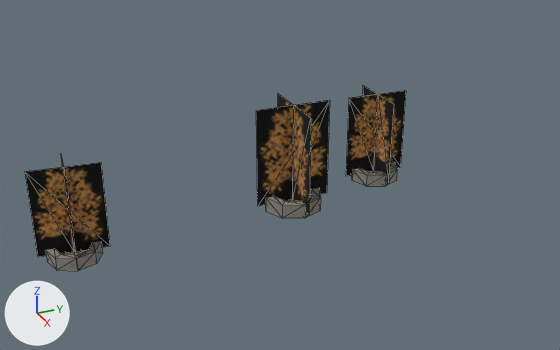
Renders of the OBJ model examples/vehicle-playground/res/models/urban/procgen-procpain-tree-park-large-xm2z0.obj from each side of a commit.
One viewpoint serves both versions: a camera (50 mm lens) standing at (32.9, -27.5, 26.4) and looking at (-15.3, -5.8, 2.3). The lights are fixed; the arrows at lower left show +X, +Y and +Z. The older version comes first. Mesh edges are drawn as thin lines. Where no turn or scale is listed for an object, it has been applied to the vertices. Vertices at exactly the same position are counted once.

The scene before the commit, as lines of its bpy script (objects in view):
```python
me_procgen_procpain_tree_park_large_xm2z0 = bpy.data.meshes.new('procgen-procpain-tree-park-large-xm2z0')
me_procgen_procpain_tree_park_large_xm2z0.from_pydata(...)  # 126 vertices, 204 faces; spans x -18.9..-11.1, y -23.9..5.5, z 0.0..8.0
# faces by material slot: [24, 162, 18]
me_procgen_procpain_tree_park_large_xm2z0.materials.append(mat_treea)  # picture img_treea_png
me_procgen_procpain_tree_park_large_xm2z0.materials.append(mat_concretesmooth)  # picture img_tiles_png
me_procgen_procpain_tree_park_large_xm2z0.materials.append(mat_dirt)  # picture img_dirt_png
ob_procgen_procpain_tree_park_large_xm2z0 = bpy.data.objects.new('procgen-procpain-tree-park-large-xm2z0', me_procgen_procpain_tree_park_large_xm2z0)
ob_procgen_procpain_tree_park_large_xm2z0.location = (0.0, 0.0, 0.0)
```
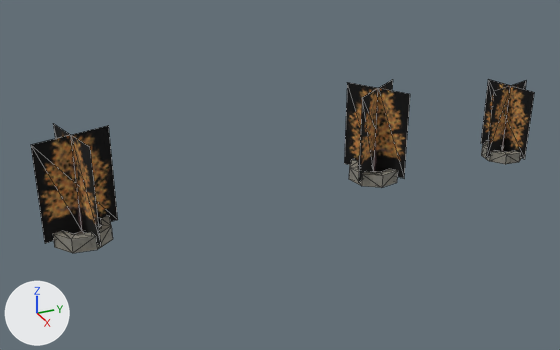
The edits, one by one:
me_procgen_procpain_tree_park_large_xm2z0 is used by ob_procgen_procpain_tree_park_large_xm2z0; location (0.0, 0.0, 0.0).
me_procgen_procpain_tree_park_large_xm2z0 had 126 vertices, 204 faces and spanned x -18.9..-11.1, y -23.9..5.5, z 0.0..8.0.
me_procgen_procpain_tree_park_large_xm2z0 now has 126 vertices, 204 faces and spans x -18.6..-13.2, y -23.2..17.5, z 0.0..7.7.
me_procgen_procpain_tree_park_large_xm2z0 part 1: the loose piece of 10 vertices spanning x -15.7..-11.1, y -23.9..-19.3, z 0.4..6.6 is turned -68.4 degrees about the z axis through its middle and scaled by 0.97, then moved by (-2.2, 36.9, -0.1).
me_procgen_procpain_tree_park_large_xm2z0 part 2: the loose piece of 10 vertices spanning x -18.9..-13.9, y 0.5..5.5, z 0.5..7.0 is turned 35.4 degrees about the z axis through its middle and scaled by 1.07, then moved by (0.0, 0.0, 0.3).
me_procgen_procpain_tree_park_large_xm2z0 part 3: the loose piece of 10 vertices spanning x -17.2..-11.5, y -8.0..-2.3, z 0.5..8.0 is turned -164 degrees about the z axis through its middle and scaled by 0.961, then moved by (-1.5, -15.4, -0.2).
me_procgen_procpain_tree_park_large_xm2z0 part 4: the loose piece of 32 vertices spanning x -15.2..-11.6, y -23.4..-19.8, z 0.0..0.9 is turned -68.4 degrees about the z axis through its middle and scaled by 0.97, then moved by (-2.2, 36.9, 0.0).
me_procgen_procpain_tree_park_large_xm2z0 part 5: the loose piece of 32 vertices spanning x -18.3..-14.5, y 1.1..4.9, z 0.0..1.0 is turned 35.4 degrees about the z axis through its middle and scaled by 1.07.
me_procgen_procpain_tree_park_large_xm2z0 part 6: the loose piece of 32 vertices spanning x -16.5..-12.1, y -7.4..-3.0, z 0.0..1.1 is turned -164 degrees about the z axis through its middle and scaled by 0.961, then moved by (-1.5, -15.4, 0.0).

Boxes (x1, y1, x2, y2) around the edits, measured in the pictures (560 x 350 px; the box of a moved part takes in the faces that stretch with it):
'procgen-procpain-tree-park-large-xm2z0', reshaped (32% wider, 6% shorter)
    before: (25, 85, 406, 271)
    after: (31, 79, 534, 253)
part 1 of me_procgen_procpain_tree_park_large_xm2z0, moved or reshaped
    before: (25, 156, 110, 262)
    after: (481, 79, 534, 159)
part 2 of me_procgen_procpain_tree_park_large_xm2z0, moved or reshaped
    before: (346, 85, 406, 183)
    after: (344, 79, 410, 183)
part 3 of me_procgen_procpain_tree_park_large_xm2z0, moved or reshaped
    before: (256, 94, 330, 215)
    after: (31, 124, 118, 246)
part 4 of me_procgen_procpain_tree_park_large_xm2z0, moved or reshaped
    before: (45, 242, 103, 271)
    after: (481, 141, 521, 164)
part 5 of me_procgen_procpain_tree_park_large_xm2z0, moved or reshaped
    before: (351, 162, 397, 186)
    after: (349, 160, 397, 187)
part 6 of me_procgen_procpain_tree_park_large_xm2z0, moved or reshaped
    before: (266, 188, 321, 218)
    after: (53, 216, 113, 253)
